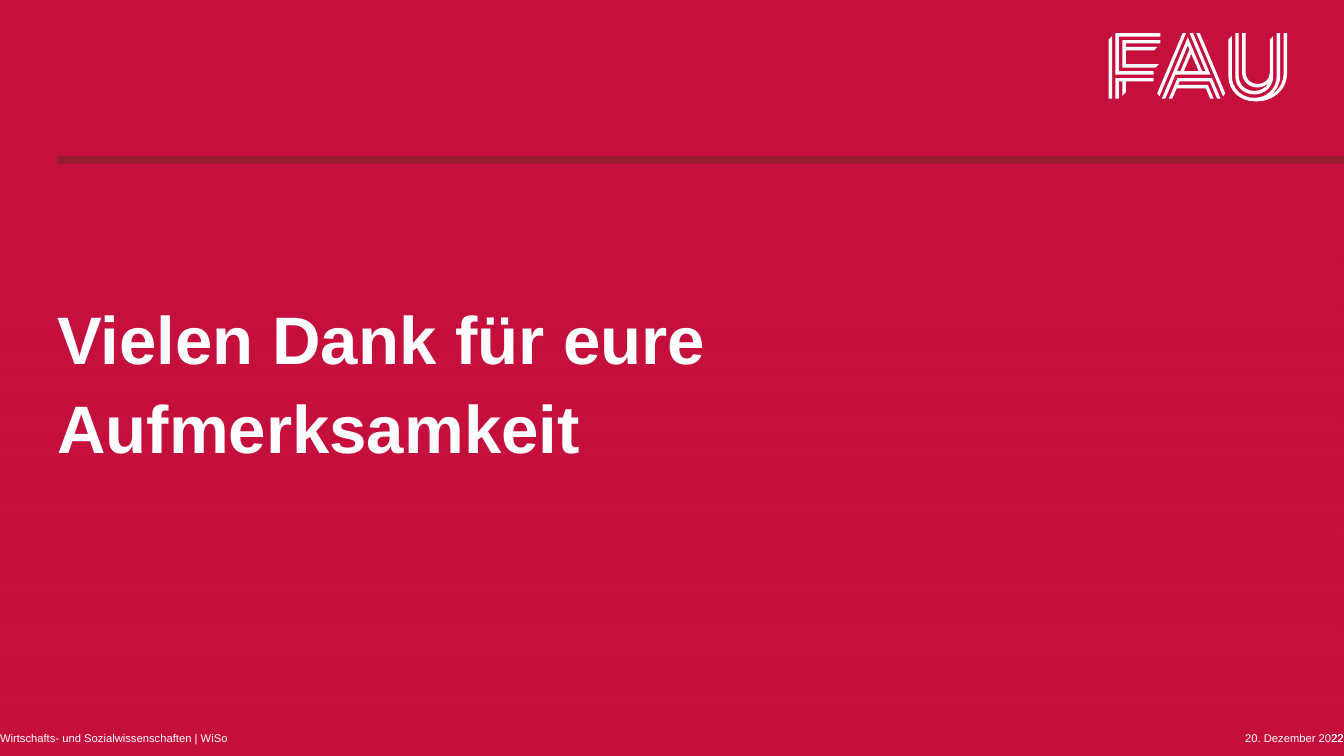
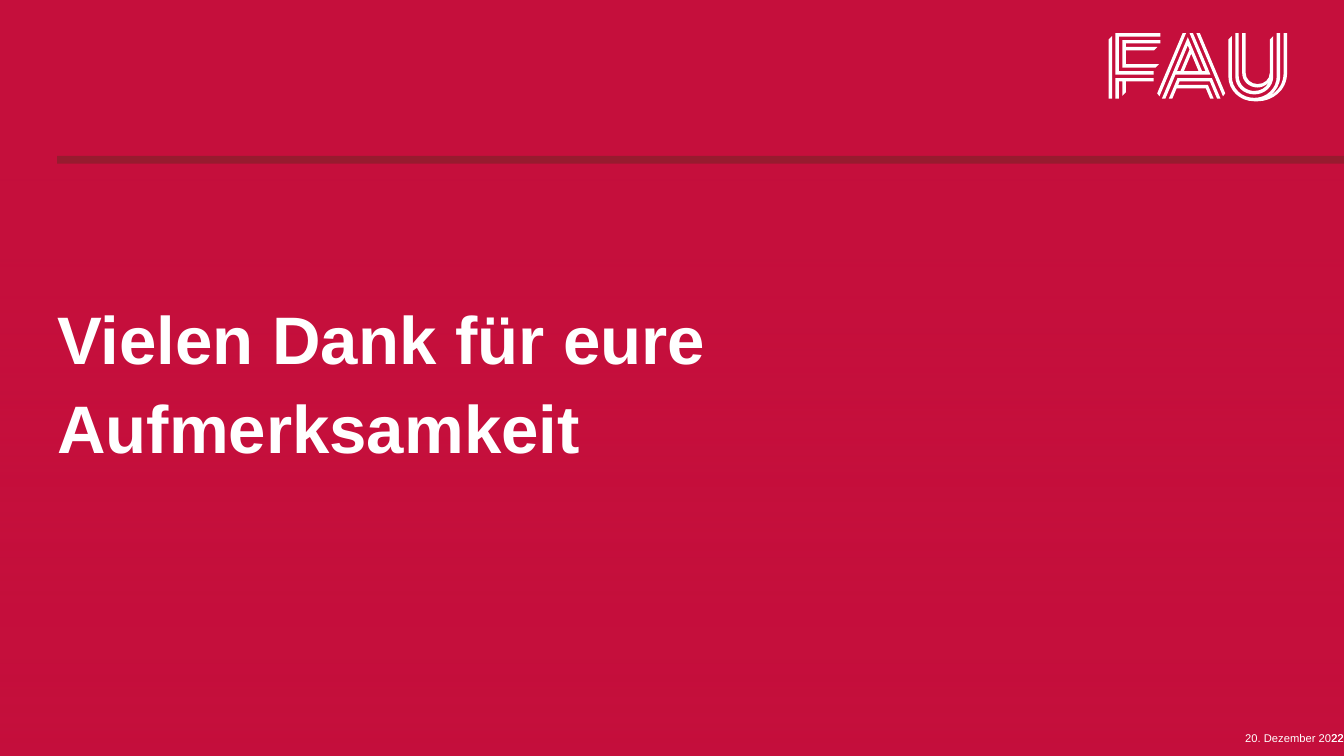
Before and after one commit to BelmontR/CSV-AI-Fairnes-Checker-, a slide deck: slide 22 of F-Seminar/Zwischenpräsentation.pptx. Drawn at 1344x756 pixels with LibreOffice and Linux fonts; fonts in the diff are those of the drawing; background and template pictures are left out. Boxes give left, top, right and bottom in pixels: in the first picture for what was removed or moved away, otherwise in the second. Text is boxed around its words. In the diff, an @@ line names an element or a change of style, - is before the commit and + after.

```diff
--- a/F-Seminar/Zwischenpräsentation.pptx
+++ b/F-Seminar/Zwischenpräsentation.pptx
@@ text removed at (0, 734, 228, 742) @@
-Wirtschafts- und Sozialwissenschaften | WiSo
```
Also in this commit, not shown: 1 other slide changed.
